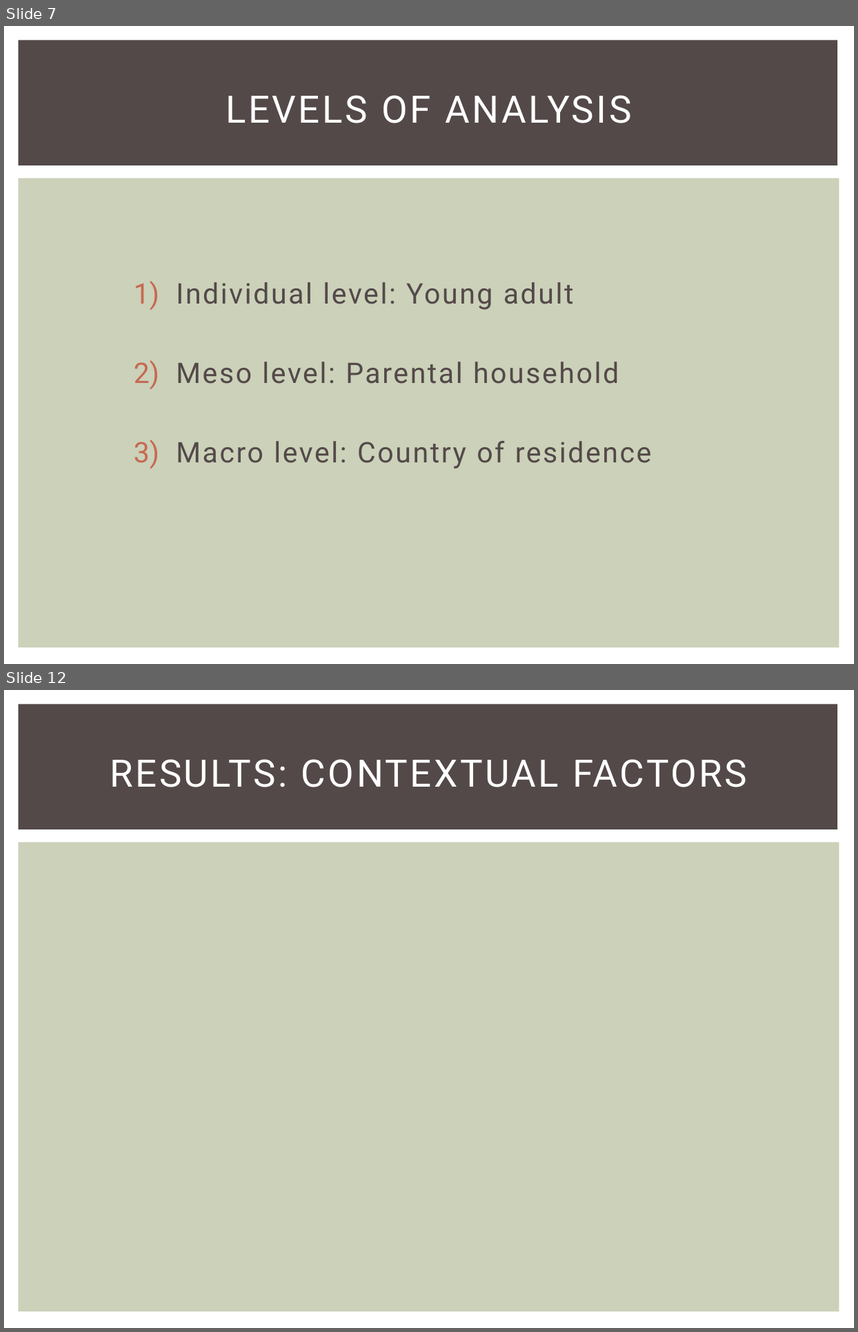
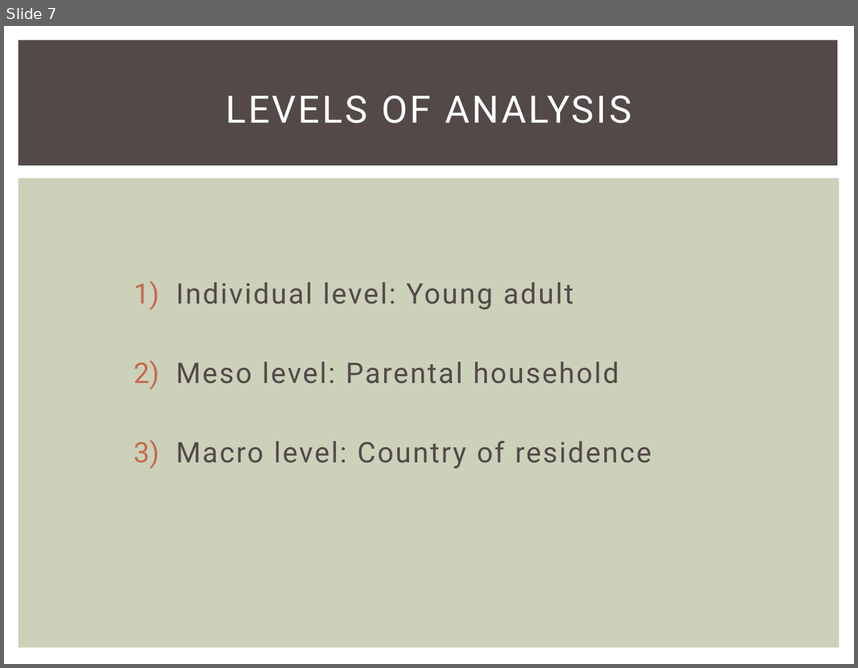
Before and after one commit to Drs-Jusy-Fischges/Solidaritaet, a slide deck: Poster & Präsis/Coll_Tubi.pptx. Shown one above the other, each under a label of ours: slides 7 and 12 before the commit, slide 7 after it; the slides between them are not shown. The pictures are 858x1332 and 858x668 pixels, drawn with LibreOffice and Linux fonts; fonts in the diff are those of the drawing. Boxes give left, top, right and bottom in pixels: in the first picture for what was removed or moved away, otherwise in the second. Text is boxed around its words. In the diff, an @@ line names an element or a change of style, - is before the commit and + after.

```diff
--- a/Poster & Präsis/Coll_Tubi.pptx
+++ b/Poster & Präsis/Coll_Tubi.pptx
@@ slide 12 removed at bbox=[4, 690, 854, 1328], background #FFFFFF; not listed: 2 template elements that a slide beside it also shows @@
@@ title removed at bbox=[110, 759, 747, 787] @@
-RESULTS: CONTEXTUAL FACTORS
```
Also in this commit, not shown: 7 slides changed, 1 slide added.
